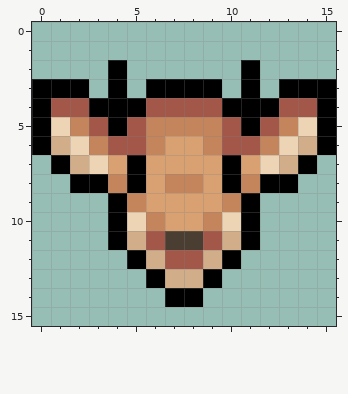
Pixel-art sprite, stored at StarPounds/interface/scripted/starpounds/skills/icons/traits/ruminant.png. The picture above is the old version.
The file is 16x16 pixels.
After the commit:
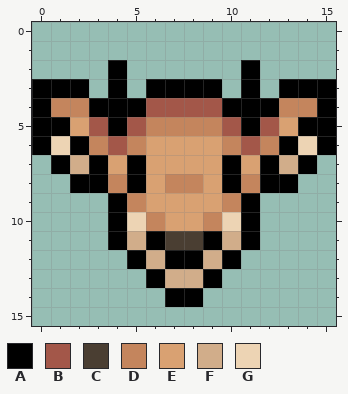
Palette (. is transparent): A #000000  B #a35749  C #4a3e32  D #c4855d  E #d9a172  F #d1ad8a  G #edd4b4
Diff:
The author changed colour B to colour A in row 11 at x 6 and 9; in row 12 at x 7 to 8.
The author changed colour G to colour A in row 5 at x 1 and 14; in row 6 at x 2 and 13; in row 7 at x 3 and 12.
The author changed colour B to colour D in row 4 at x 1 to 2 and 13 to 14; in row 6 at x 5 and 10.
The author changed colour D to colour E in row 5 at x 2 and 13; in row 6 at x 6 and 9.
The author changed colour F to colour G in row 6 at x 1 and 14.
